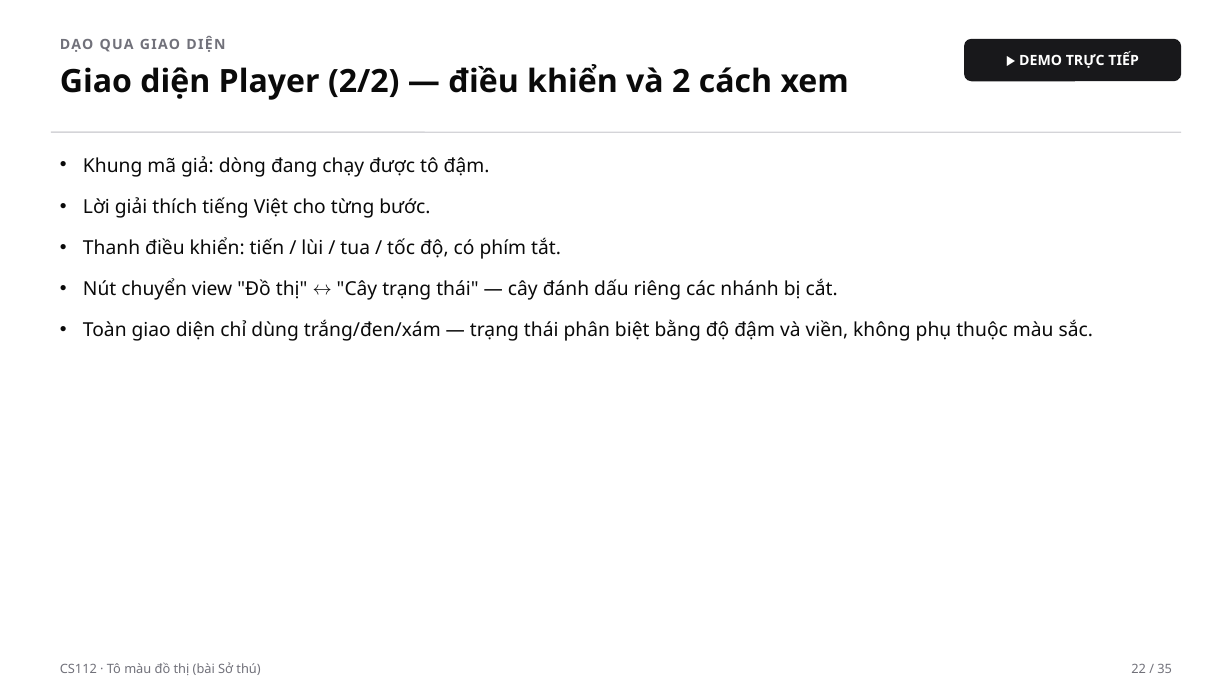
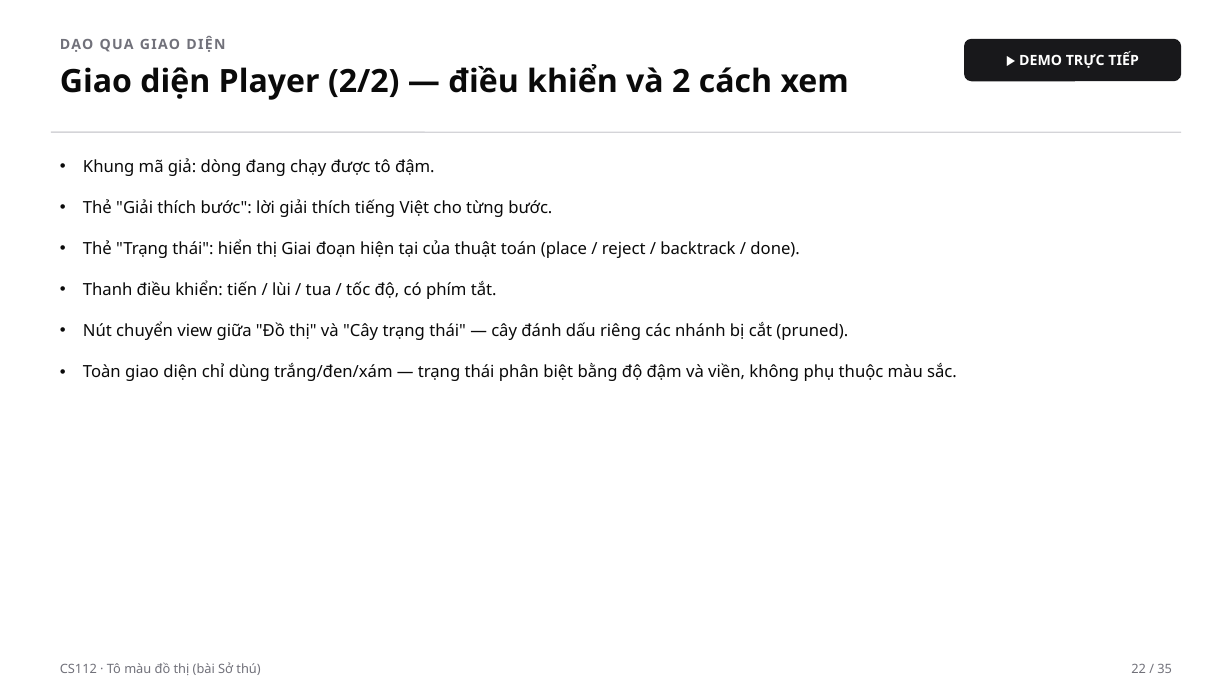
Before and after one commit to tkhieu/algorithm-visualizer, a slide deck: slide 22 of presentation/algorithm-visualizer-video.pptx. Drawn at 1232x693 pixels with LibreOffice and Linux fonts; fonts in the diff are those of the drawing. Boxes give left, top, right and bottom in pixels: in the first picture for what was removed or moved away, otherwise in the second. Text is boxed around its words. In the diff, an @@ line names an element or a change of style, - is before the commit and + after.

```diff
--- a/presentation/algorithm-visualizer-video.pptx
+++ b/presentation/algorithm-visualizer-video.pptx
@@ text at bbox=[83, 158, 957, 381]: size 15 to 13 pt in "Khung mã giả: dòng đang chạy được ...", "Thanh điều khiển: tiến / lùi / ...", "Toàn giao diện chỉ dùng trắng/đen/xám — ..." @@
@@ text at bbox=[83, 199, 799, 258]: text changed; size 15 to 13 pt @@
-• Lời giải thích tiếng Việt cho từng bước.
+• Thẻ "Giải thích bước": lời giải thích tiếng Việt cho từng bước.
+• Thẻ "Trạng thái": hiển thị Giai đoạn hiện tại của thuật toán (place / reject / backtrack / done).
@@ text at bbox=[83, 321, 848, 340]: text changed; size 15 to 13 pt @@
-• Nút chuyển view "Đồ thị" ↔ "Cây trạng thái" — cây đánh dấu riêng các nhánh bị cắt.
+• Nút chuyển view giữa "Đồ thị" và "Cây trạng thái" — cây đánh dấu riêng các nhánh bị cắt (pruned).
```
Also in this commit, not shown: 25 other slides changed, 3 other files.
